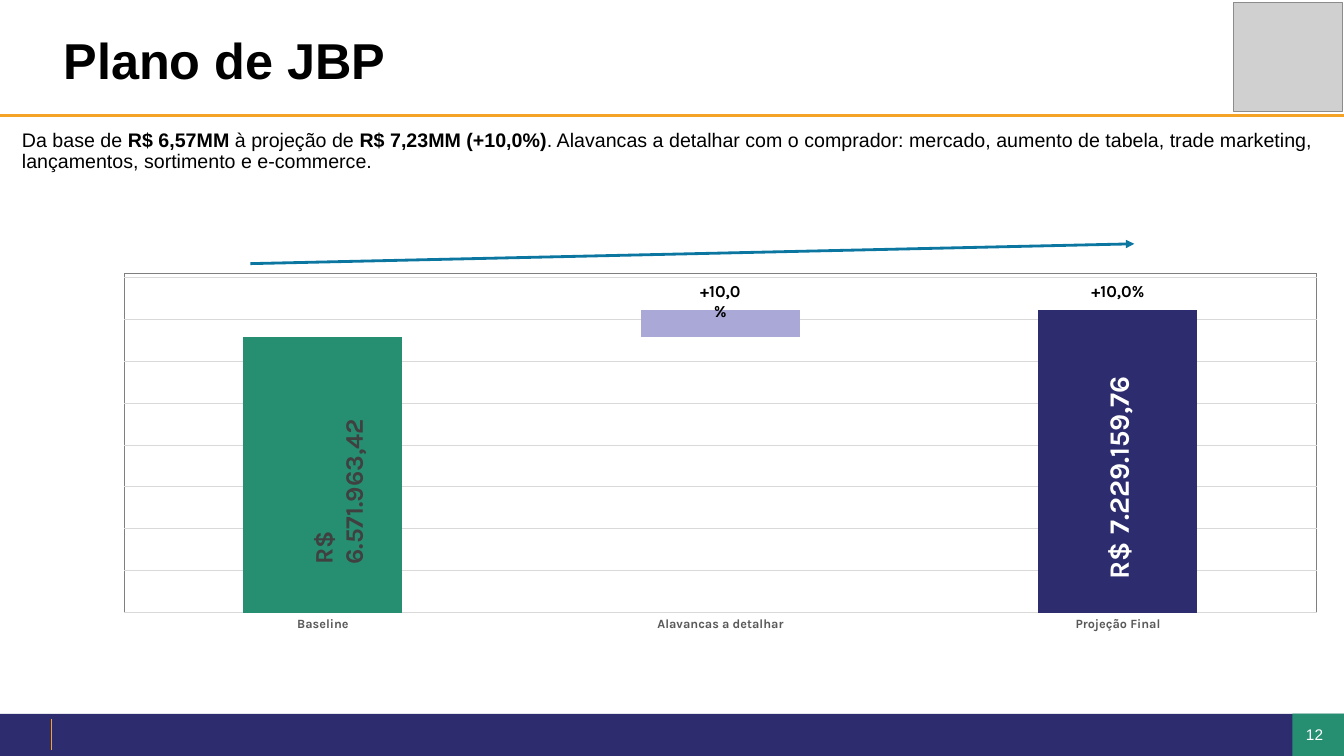
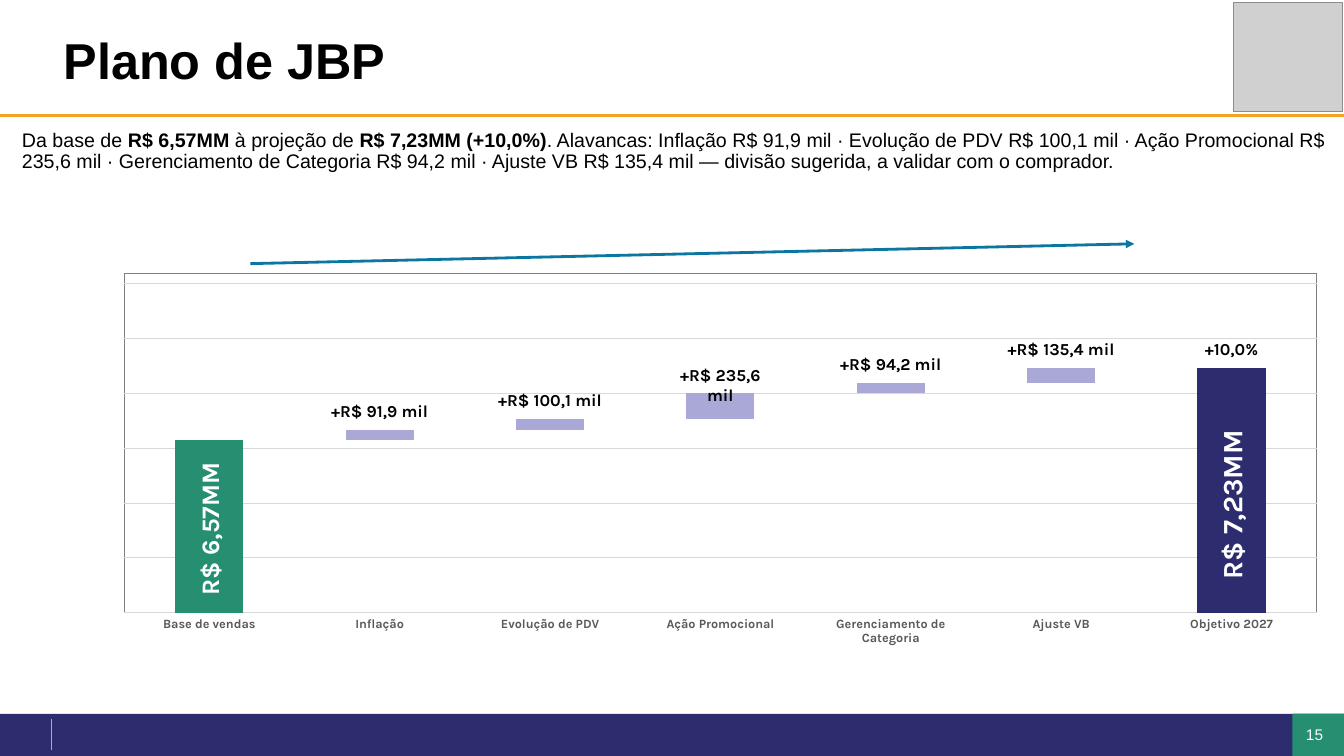
Before and after one commit to giovanoanjos27-del/Dashboard-Farma-sul, a slide deck: slide 15 of jbp/JBP2027_SaoJoao_Isadora.pptx (slide 12 before the commit). Drawn at 1344x756 pixels with LibreOffice and Linux fonts; fonts in the diff are those of the drawing; grey boxes stand for pictures; background and template pictures are left out. Boxes give left, top, right and bottom in pixels: in the first picture for what was removed or moved away, otherwise in the second. Text is boxed around its words. In the diff, an @@ line names an element or a change of style, - is before the commit and + after.

```diff
--- a/jbp/JBP2027_SaoJoao_Isadora.pptx
+++ b/jbp/JBP2027_SaoJoao_Isadora.pptx
@@ text at <box>22,132,1324,172</box>: text changed @@
-Da base de R$ 6,57MM à projeção de R$ 7,23MM (+10,0%). Alavancas a detalhar com o comprador: mercado, aumento de tabela, trade marketing, lançamentos, sortimento e e-commerce.
+Da base de R$ 6,57MM à projeção de R$ 7,23MM (+10,0%). Alavancas: Inflação R$ 91,9 mil · Evolução de PDV R$ 100,1 mil · Ação Promocional R$ 235,6 mil · Gerenciamento de Categoria R$ 94,2 mil · Ajuste VB R$ 135,4 mil — divisão sugerida, a validar com o comprador.
@@ column stacked chart at <box>0,213,1339,671</box> @@
-categories: Baseline, Alavancas a detalhar, Projeção Final
+categories: Base de vendas, Inflação, Evolução de PDV, Ação Promocional, Gerenciamento de Categoria, Ajuste VB, Objetivo 2027
-Series 1: 91, 91, 100
+Series 1: 91, 91, 92, 94, 97, 98, 100
@@ data labels of Series 1 added @@
-Series 2: -, 9, -
+Series 2: -, 1, 1, 3, 1, 2, -
@@ value axis changed @@
@@ text added at <box>840,357,942,372</box>, 12 pt, text #000000, bold @@
++R$ 94,2 mil
@@ text added at <box>1008,342,1115,357</box>, 12 pt, text #000000, bold @@
++R$ 135,4 mil
@@ text "+10,0%": place and size @@
-text "+10,0%" at <box>1091,286,1144,299</box>
+text "+10,0%" at <box>1205,344,1258,357</box>
@@ text at <box>680,368,761,401</box>: text changed @@
-+10,0%
++R$ 235,6 mil
@@ text added at <box>331,404,429,419</box>, 12 pt, text #000000, bold @@
++R$ 91,9 mil
@@ text added at <box>498,393,602,408</box>, 12 pt, text #000000, bold @@
++R$ 100,1 mil
@@ text at <box>1214,440,1251,577</box>: text changed @@
-R$ 7.229.159,76
+R$ 7,23MM
@@ text at <box>193,472,226,593</box>: text changed; text colour #404040 to #FFFFFF @@
-R$ 6.571.963,42
+R$ 6,57MM
@@ page number at <box>1293,715,1337,755</box>: text changed @@
-12
+15
@@ page number at <box>1306,729,1323,740</box>: text changed @@
-12
+15
```
Also in this commit, not shown: 2 other slides changed, 3 slides added, 10 other files.
